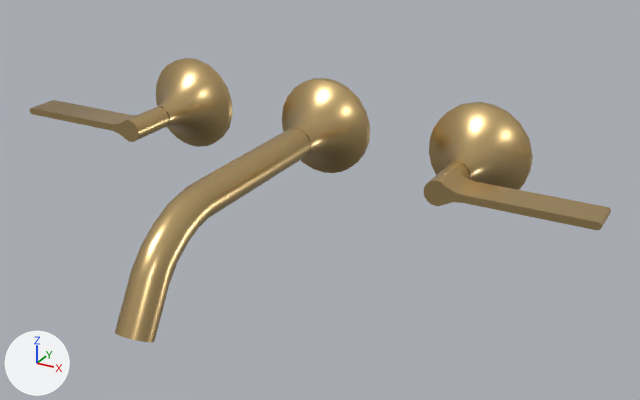
One commit to the glTF model models/36-712-819-28.glb: the scene before it, then after it.
Before and after are seen from a 50 mm lens placed at (0.249, -0.362, 0.232), pointed at (0.038, 0.021, 0.041). Every picture has the same lights, and +X, +Y and +Z are marked at lower left. The picture after the commit comes second. Where no turn or scale is listed for an object, it has been applied to the vertices.

Names of what the first picture shows: 'L_0fe7bce2_7336_4871_ab28_3f3655b94761_I1', 'L_1027408b_4fd7_4f08_94c4_f154dd1f3bb8_I2', 'L_1b0b832a_fa15_4d4d_977d_92f8a5e654a8_I4', 'L_3679bb52_b2d8_49d9_919e_0c9b4b23effb_I6', 'L_afde61bf_8ec3_4fd9_a7a9_9b6805504fb0_I8', 'L_fe8a0034_a715_4867_bd97_9f3f49e7120b_I9'.
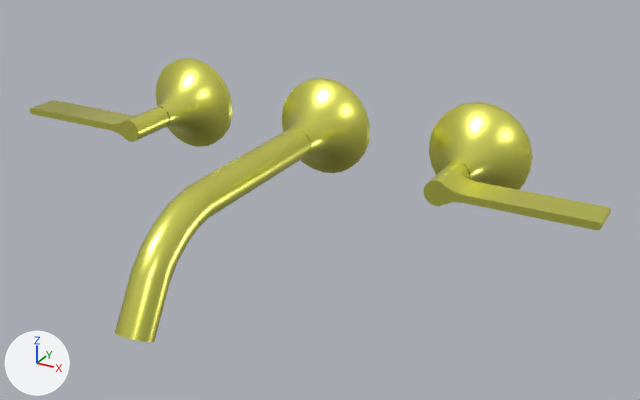
Patch to the scene script:
```diff
--- a/models/36-712-819-28.glb.py
+++ b/models/36-712-819-28.glb.py
@@ me_l_0fe7bce2_7336_4871_ab28_3f3655b94761_i1_004 @@
 me_l_0fe7bce2_7336_4871_ab28_3f3655b94761_i1_004.from_pydata(...)  # 178 vertices, 352 faces; spans x -0.13..-0.07, y 0.0621..0.0988, z 0.0231..0.0831
-me_l_0fe7bce2_7336_4871_ab28_3f3655b94761_i1_004.materials.append(mat_dornbracht_28)  # beige #ddbe86
+me_l_0fe7bce2_7336_4871_ab28_3f3655b94761_i1_004.materials.append(mat_d_28)  # yellow #ffff77
@@ me_l_1027408b_4fd7_4f08_94c4_f154dd1f3bb8_i2_004 @@
 me_l_1027408b_4fd7_4f08_94c4_f154dd1f3bb8_i2_004.from_pydata(...)  # 58 vertices, 112 faces; spans x -0.1829..-0.0929, y 0.0313..0.0613, z 0.0463..0.0602
-me_l_1027408b_4fd7_4f08_94c4_f154dd1f3bb8_i2_004.materials.append(mat_dornbracht_28)  # beige #ddbe86
+me_l_1027408b_4fd7_4f08_94c4_f154dd1f3bb8_i2_004.materials.append(mat_d_28)  # yellow #ffff77
@@ me_l_1b0b832a_fa15_4d4d_977d_92f8a5e654a8_i4_004 @@
 me_l_1b0b832a_fa15_4d4d_977d_92f8a5e654a8_i4_004.from_pydata(...)  # 178 vertices, 352 faces; spans x 0.07..0.13, y 0.0621..0.0988, z 0.0231..0.0831
-me_l_1b0b832a_fa15_4d4d_977d_92f8a5e654a8_i4_004.materials.append(mat_dornbracht_28)  # beige #ddbe86
+me_l_1b0b832a_fa15_4d4d_977d_92f8a5e654a8_i4_004.materials.append(mat_d_28)  # yellow #ffff77
@@ me_l_3679bb52_b2d8_49d9_919e_0c9b4b23effb_i6_004 @@
 me_l_3679bb52_b2d8_49d9_919e_0c9b4b23effb_i6_004.from_pydata(...)  # 58 vertices, 112 faces; spans x 0.093..0.183, y 0.0313..0.0613, z 0.0463..0.0602
-me_l_3679bb52_b2d8_49d9_919e_0c9b4b23effb_i6_004.materials.append(mat_dornbracht_28)  # beige #ddbe86
+me_l_3679bb52_b2d8_49d9_919e_0c9b4b23effb_i6_004.materials.append(mat_d_28)  # yellow #ffff77
@@ me_l_afde61bf_8ec3_4fd9_a7a9_9b6805504fb0_i8_004 @@
 me_l_afde61bf_8ec3_4fd9_a7a9_9b6805504fb0_i8_004.from_pydata(...)  # 262 vertices, 520 faces; spans x -0.0301..0.0301, y 0.0618..0.0988, z 0.0231..0.0834
-me_l_afde61bf_8ec3_4fd9_a7a9_9b6805504fb0_i8_004.materials.append(mat_dornbracht_28)  # beige #ddbe86
+me_l_afde61bf_8ec3_4fd9_a7a9_9b6805504fb0_i8_004.materials.append(mat_d_28)  # yellow #ffff77
@@ me_l_fe8a0034_a715_4867_bd97_9f3f49e7120b_i9_004 @@
 me_l_fe8a0034_a715_4867_bd97_9f3f49e7120b_i9_004.from_pydata(...)  # 110 vertices, 216 faces; spans x -0.009..0.009, y -0.099..0.061, z 0.0..0.063
-me_l_fe8a0034_a715_4867_bd97_9f3f49e7120b_i9_004.materials.append(mat_dornbracht_28)  # beige #ddbe86
+me_l_fe8a0034_a715_4867_bd97_9f3f49e7120b_i9_004.materials.append(mat_d_28)  # yellow #ffff77
```

Changed parts and their boxes (x1, y1, x2, y2) in the pictures (640 x 400 px):
'L_fe8a0034_a715_4867_bd97_9f3f49e7120b_I9', recoloured (beige to yellow): (115, 128, 310, 342) in both
'L_1b0b832a_fa15_4d4d_977d_92f8a5e654a8_I4', recoloured (beige to yellow): (429, 102, 533, 190) in both
'L_afde61bf_8ec3_4fd9_a7a9_9b6805504fb0_I8', recoloured (beige to yellow): (282, 78, 370, 173) in both
'L_0fe7bce2_7336_4871_ab28_3f3655b94761_I1', recoloured (beige to yellow): (156, 58, 233, 147) in both
'L_3679bb52_b2d8_49d9_919e_0c9b4b23effb_I6', recoloured (beige to yellow): (423, 162, 611, 230) in both
'L_1027408b_4fd7_4f08_94c4_f154dd1f3bb8_I2', recoloured (beige to yellow): (30, 100, 169, 142) in both
